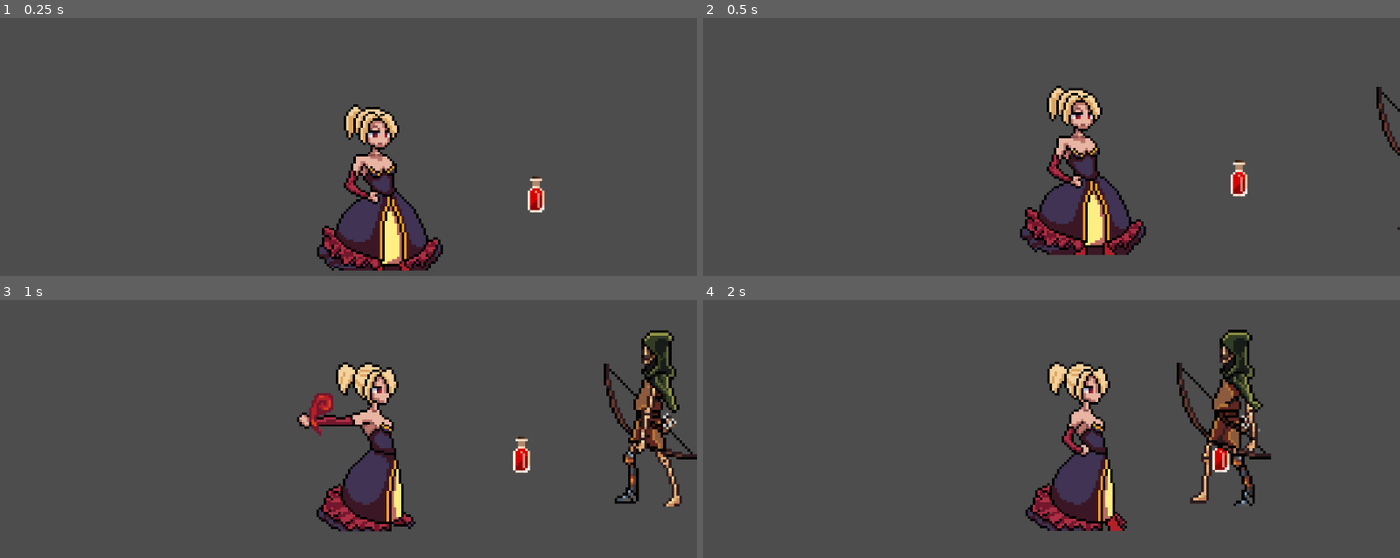
Above: before the commit, frames 1-4 (two rows, left to right).
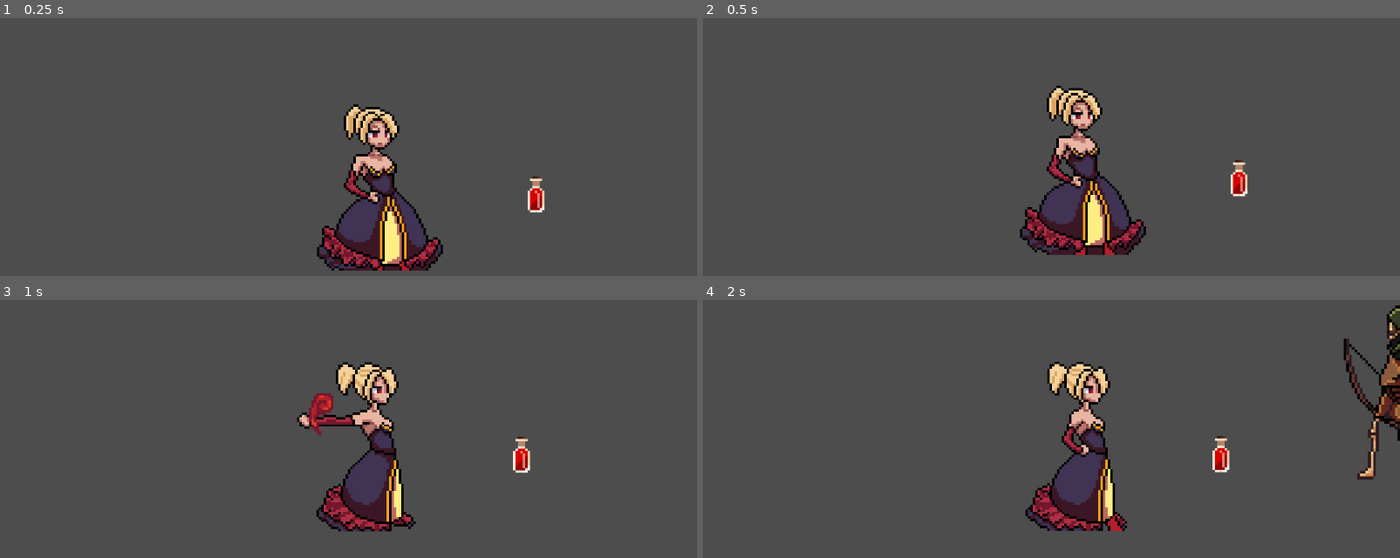
Above: after the commit, the same moments.

Repository: tt226/Slav2500-GAME
Game: Godot game, scene res://scenes/game.tscn
Same seed, same stepped clock (60 frames per second), same inputs: the game is played once before the commit and once after it.
Inputs:
- Up to frame 1 (0.25 s): no input
- Up to frame 2 (0.5 s): no input
- Up to frame 3 (1 s): hold Right (right) from 0.53 s (still down); tap Z (attack) at 0.6 s; tap Space (jump) at 0.77 s
- Up to frame 4 (2 s): keep holding Right (right); tap Z (attack) at 1.35 s; tap Space (jump) at 1.52 s

Frame 1 is identical in both runs. In frame 2, 0.3% of the frame differs, in the area x 96-100%, y 26-83%; in frame 3, 3.4%; in frame 4, 5.4%, in the area x 67-100%, y 2-80%.

Commit message:
script change

Diff:
--- a/scenes/blood_sprite.tscn
+++ b/scenes/blood_sprite.tscn
@@ -35,7 +35,9 @@
 radius = 7.07107
 
 [node name="Area2D" type="Area2D"]
-position = Vector2(-6, 0)
+visibility_layer = 3
+position = Vector2(1, 0)
+collision_layer = 2
 
 [node name="AnimatedSprite2D" type="AnimatedSprite2D" parent="."]
 position = Vector2(40.75, -18)
@@ -47,5 +49,5 @@
 frame_progress = 1.0
 
 [node name="CollisionShape2D" type="CollisionShape2D" parent="."]
-position = Vector2(36, -18)
+position = Vector2(36, -19)
 shape = SubResource("CircleShape2D_6elpu")
--- a/scenes/game.tscn
+++ b/scenes/game.tscn
@@ -36,4 +36,4 @@
 metadata/_edit_use_anchors_ = true
 
 [node name="Skeleton" parent="." instance=ExtResource("4_lbhrr")]
-position = Vector2(228, -4)
+position = Vector2(297, -14)
--- a/scenes/player.tscn
+++ b/scenes/player.tscn
@@ -340,7 +340,7 @@
 scale = Vector2(1, 0.984375)
 sprite_frames = SubResource("SpriteFrames_fjrip")
 animation = &"idle"
-frame_progress = 0.202497
+frame_progress = 0.711485
 
 [node name="CollisionShape2D" type="CollisionShape2D" parent="."]
 position = Vector2(13, -26)
--- a/scenes/skeleton.tscn
+++ b/scenes/skeleton.tscn
@@ -232,7 +232,7 @@
 scale = Vector2(1.11719, 1.14063)
 sprite_frames = SubResource("SpriteFrames_05nho")
 animation = &"walk"
-frame_progress = 0.952545
+frame_progress = 0.396141
 
 [node name="CollisionShape2D" type="CollisionShape2D" parent="."]
 position = Vector2(54, -33)
